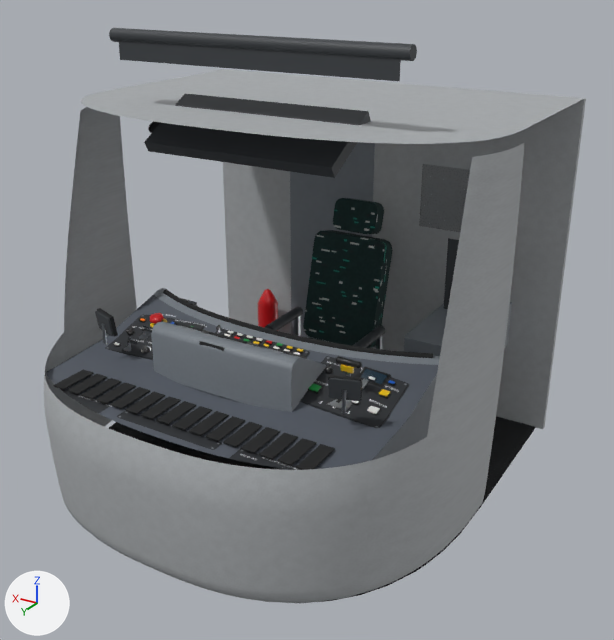
A saved change to the glTF model tram_parts/extremites/paris_t3/cab.glb.
The view is the same before and after, from a 50 mm camera at (-2.41, 7.08, 3.15) aimed at (-0.08, 3.2, 1.21). Lighting does not change. The marker at lower left points along +X, +Y and +Z. The picture after the commit comes second. Where no turn or scale is listed for an object, it has been applied to the vertices. Vertices at exactly the same position are counted once.

Script lines for the objects in view, before the commit:
```python
ob_cab_shell = bpy.data.objects.new('cab_shell', me_cab_shell)
ob_cab_shell.location = (0.0, 0.0, 0.0)
ob_desk = bpy.data.objects.new('desk', me_desk)
ob_desk.location = (0.0, 3.783, 1.1)
ob_driver_seat = bpy.data.objects.new('driver_seat', me_driver_seat)
ob_driver_seat.location = (0.0, 2.863, 0.32)
```
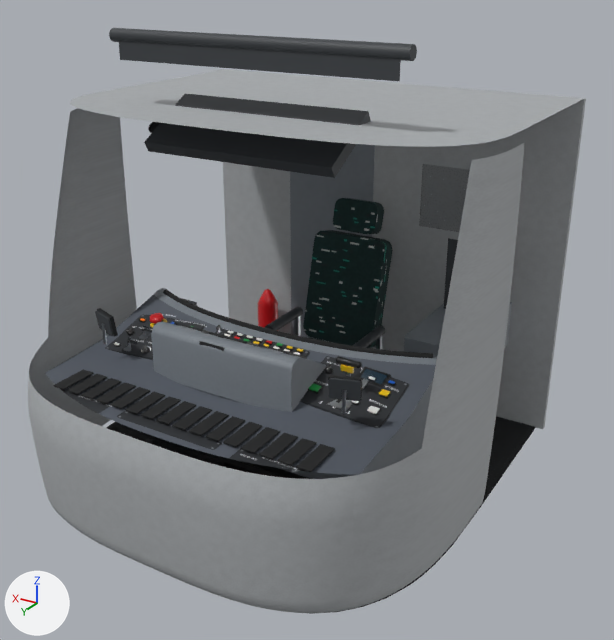
Changed parts and their boxes [x1, y1, x2, y2] in the pictures (614 x 640 px; the box of a moved part takes in the faces that stretch with it):
'cab_shell', reshaped
    before: [44, 28, 586, 603]
    after: [28, 28, 586, 614]
part 1 of me_cab_shell, moved or reshaped
    before: [44, 107, 525, 602]
    after: [28, 108, 525, 613]
part 2 of me_cab_shell, surface changed
    before: [46, 104, 517, 603]
    after: [30, 104, 517, 614]

What the commit changed:
me_cab_shell has 3043 vertices, 5390 faces and spans x -1.25..1.25, y 1.65..4.61, z 0.32..2.81.
me_cab_shell is used by ob_cab_shell; location (0.0, 0.0, 0.0).
me_cab_shell part 1: 1736 vertices moved from x -1.25..1.25, y 3.27..4.61, z 0.32..2.42 to x -1.25..1.25, y 3.32..4.61, z 0.32..2.42; 504 vertices removed from x -1.12..1.12, y 3.96..4.58, z 0.35..1.12; 504 vertices added at x -1.15..1.15, y 4.06..4.59, z 0.35..1.12.
me_cab_shell part 2: 2116 kept faces spanning x -1.24..1.24, y 2.16..4.61, z 0.32..2.42 get new texture (UV) coordinates.
